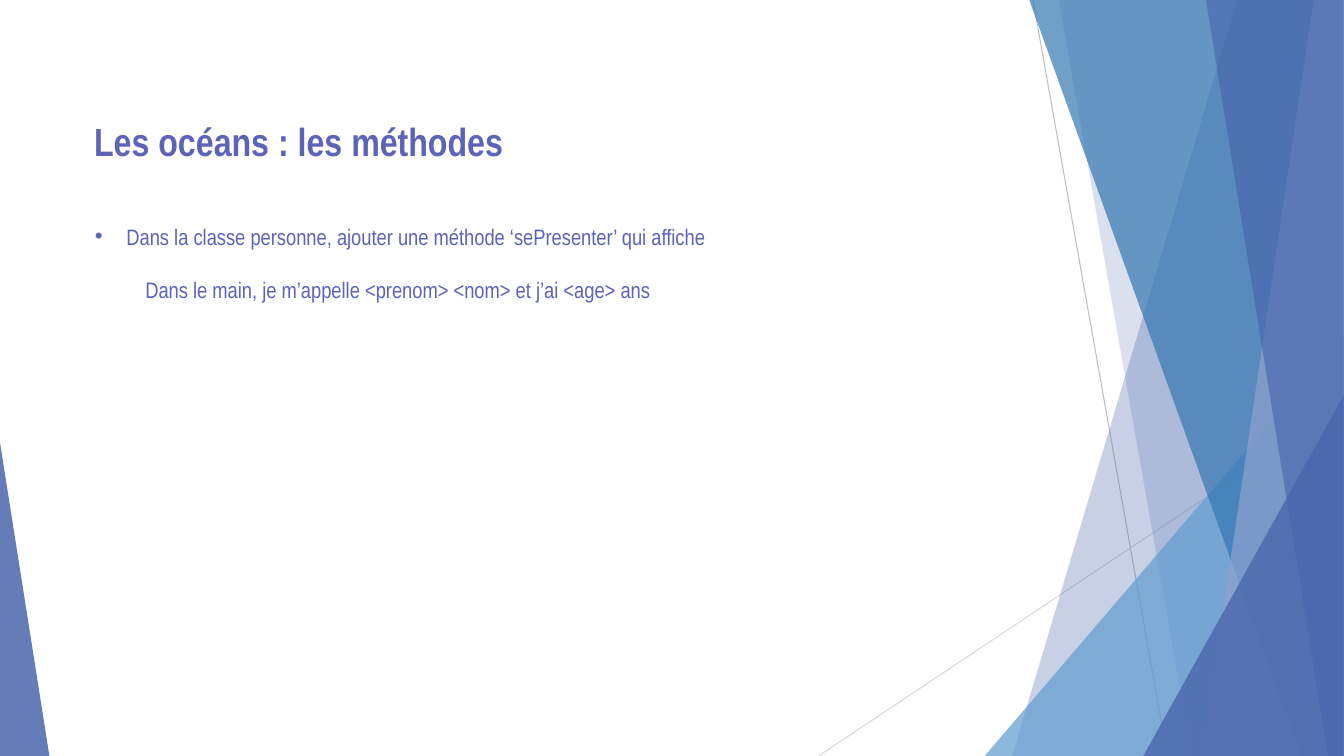
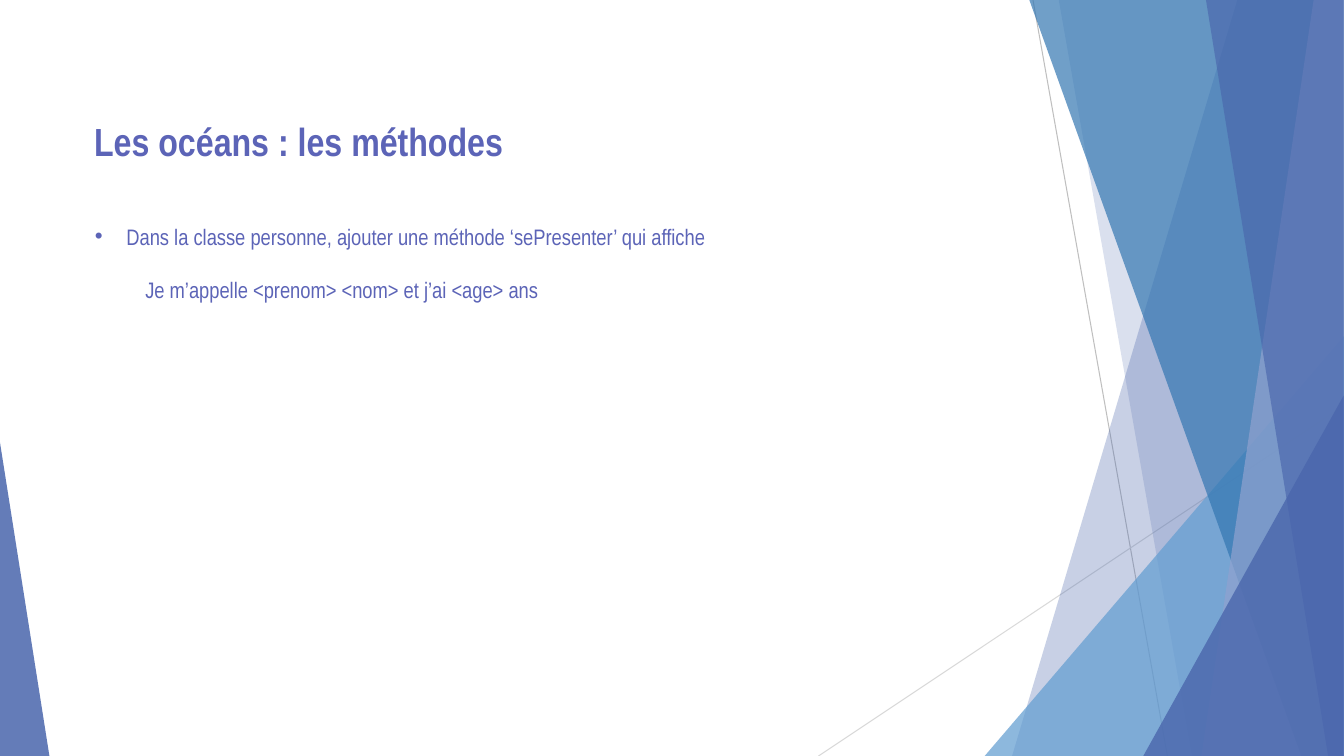
Before and after one commit to LucxxM/CoursAfpaFredBackUp, a slide deck: slide 12 of cours/Proget oceans_Exercices.pptx. Drawn at 1344x756 pixels with LibreOffice and Linux fonts; fonts in the diff are those of the drawing. Boxes give left, top, right and bottom in pixels: in the first picture for what was removed or moved away, otherwise in the second. Text is boxed around its words. In the diff, an @@ line names an element or a change of style, - is before the commit and + after.

```diff
--- a/cours/Proget oceans_Exercices.pptx
+++ b/cours/Proget oceans_Exercices.pptx
@@ text at (145, 282, 539, 303): text changed @@
-Dans le main, je m’appelle <prenom> <nom> et j’ai <age> ans
+Je m’appelle <prenom> <nom> et j’ai <age> ans
```
Also in this commit, not shown: 3 other slides changed, 11 slides added, 21 other files.
